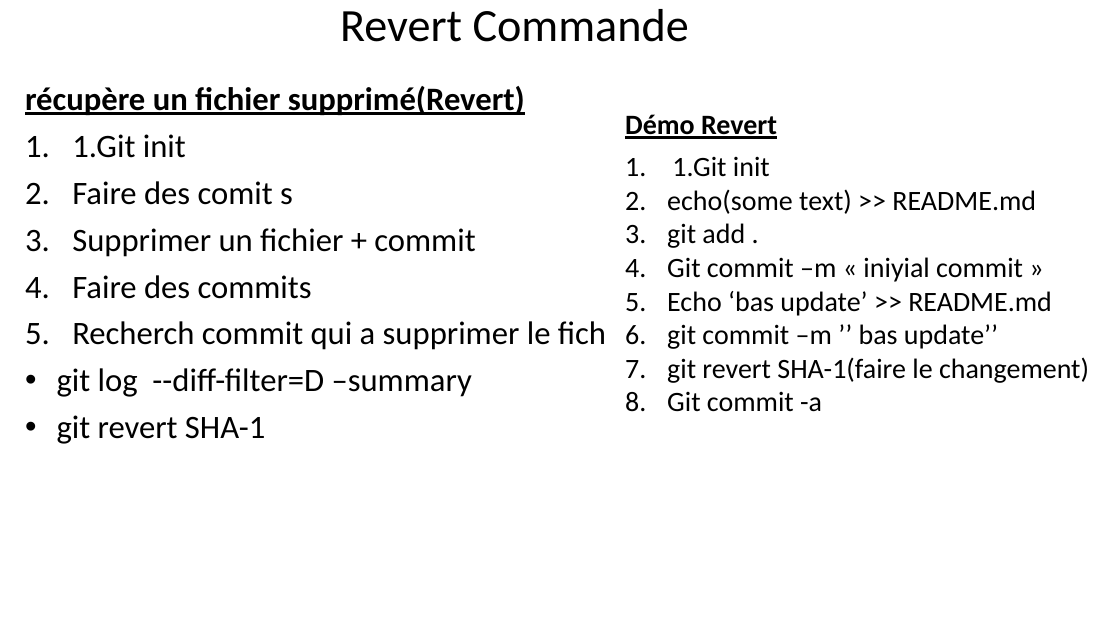
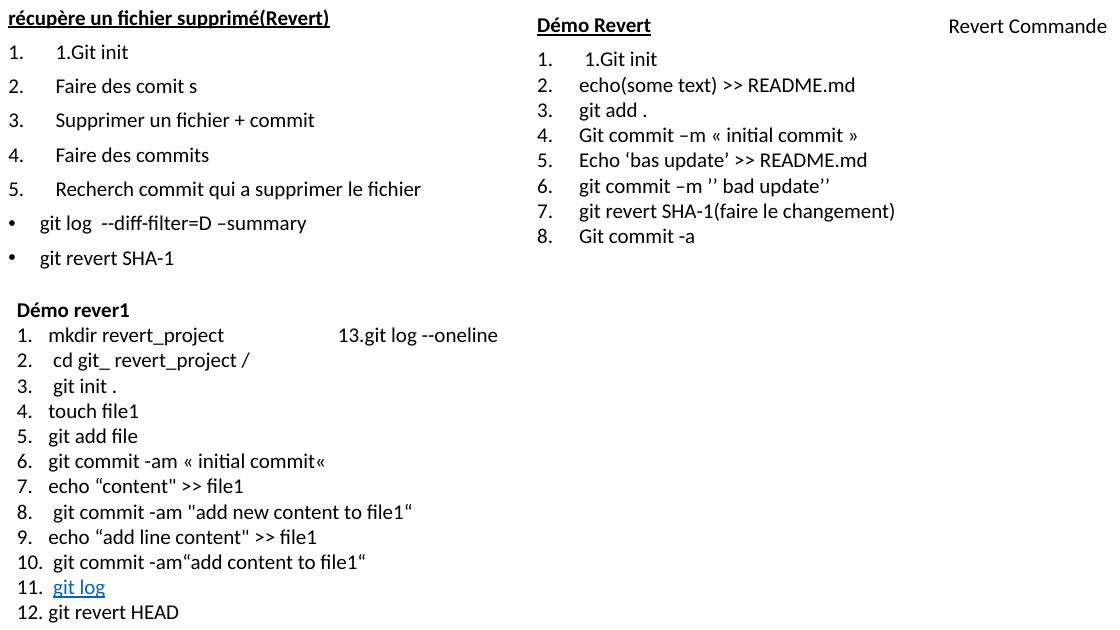
Before and after one commit to belakebiboussad/form, a slide deck: slide 35 of Formation Git.pptx (slide 34 before the commit). Drawn at 1120x630 pixels with LibreOffice and Linux fonts; fonts in the diff are those of the drawing. Boxes give left, top, right and bottom in pixels: in the first picture for what was removed or moved away, otherwise in the second. Text is boxed around its words. In the diff, an @@ line names an element or a change of style, - is before the commit and + after.

Commit message:
revert

```diff
--- a/Formation Git.pptx
+++ b/Formation Git.pptx
@@ text "récupère un fichier supprimé(Revert)": place and size @@
-text "récupère un fichier supprimé(Revert)" at bbox=[25, 86, 606, 444]
+text "récupère un fichier supprimé(Revert)" at bbox=[8, 9, 422, 269]
@@ text at bbox=[8, 9, 329, 269]: size 28 to 18 pt in "récupère un fichier supprimé(Revert)", "1.Git init", "Faire des comit s", "Supprimer un fichier + commit" and 3 more places @@
@@ text "Démo Revert": place and size @@
-text "Démo Revert" at bbox=[625, 114, 1089, 412]
+text "Démo Revert" at bbox=[537, 17, 896, 243]
@@ text at bbox=[537, 17, 896, 243]: size 24 to 18 pt in "Démo Revert", "1.Git init", "echo(some text) >> README.md", "git add ." and 3 more places @@
@@ title "Revert Commande": place and size @@
-title "Revert Commande" at bbox=[340, 9, 689, 42]
+title "Revert Commande" at bbox=[949, 18, 1107, 33]
@@ title "Revert Commande" at bbox=[949, 18, 1107, 33]: size 39.6 to 18 pt @@
@@ text at bbox=[579, 127, 843, 142]: text changed; size 24 to 18 pt @@
-4. Git commit –m « iniyial commit »
+4. Git commit –m « initial commit »
@@ text at bbox=[579, 178, 830, 197]: text changed; size 24 to 18 pt @@
-6. git commit –m ’’ bas update’’
+6. git commit –m ’’ bad update’’
@@ text at bbox=[56, 181, 422, 200]: text changed; size 28 to 18 pt @@
-5. Recherch commit qui a supprimer le fich
+5. Recherch commit qui a supprimer le fichier
@@ text added at bbox=[17, 302, 498, 623], 18 pt, text #000000 @@
+Démo rever1
+1. mkdir revert_project 13.git log --oneline
+2. cd git_ revert_project /
+3. git init .
+4. touch file1
+5. git add file
+6. git commit -am « initial commit«
+7. echo “content" >> file1
+8. git commit -am "add new content to file1“
+9. echo “add line content" >> file1
+10. git commit -am“add content to file1“
+11. git log
+12. git revert HEAD
```
Also in this commit, not shown: 6 other slides changed, 1 slide added, 2 slides removed, 1 other file.
